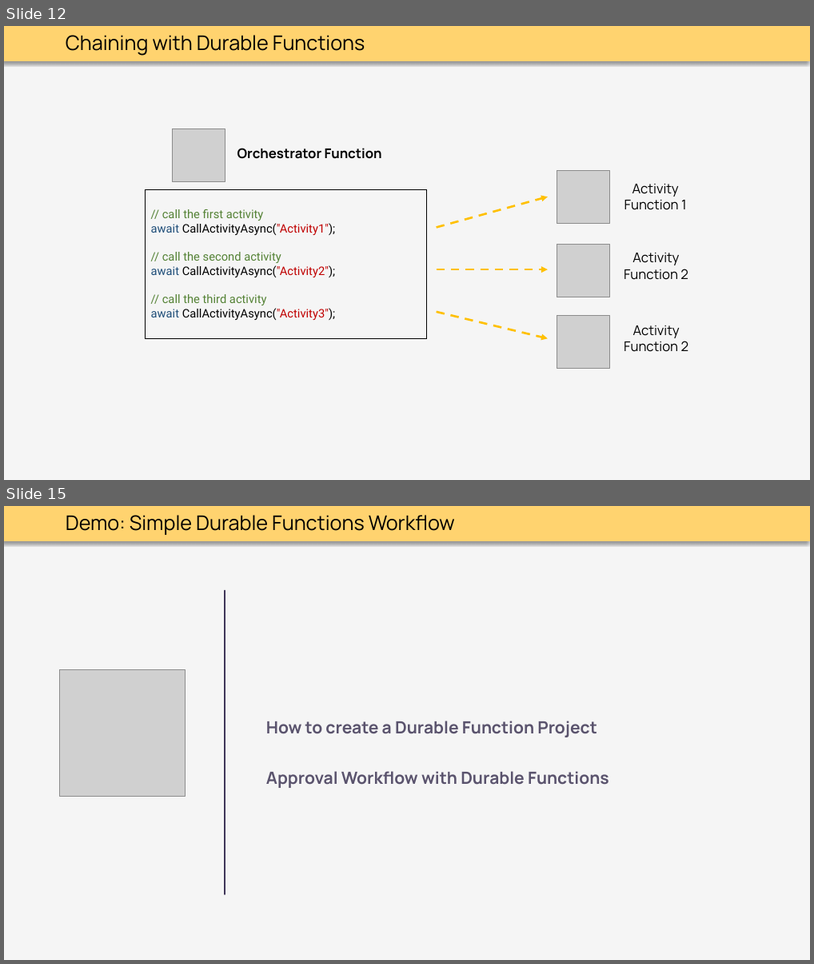
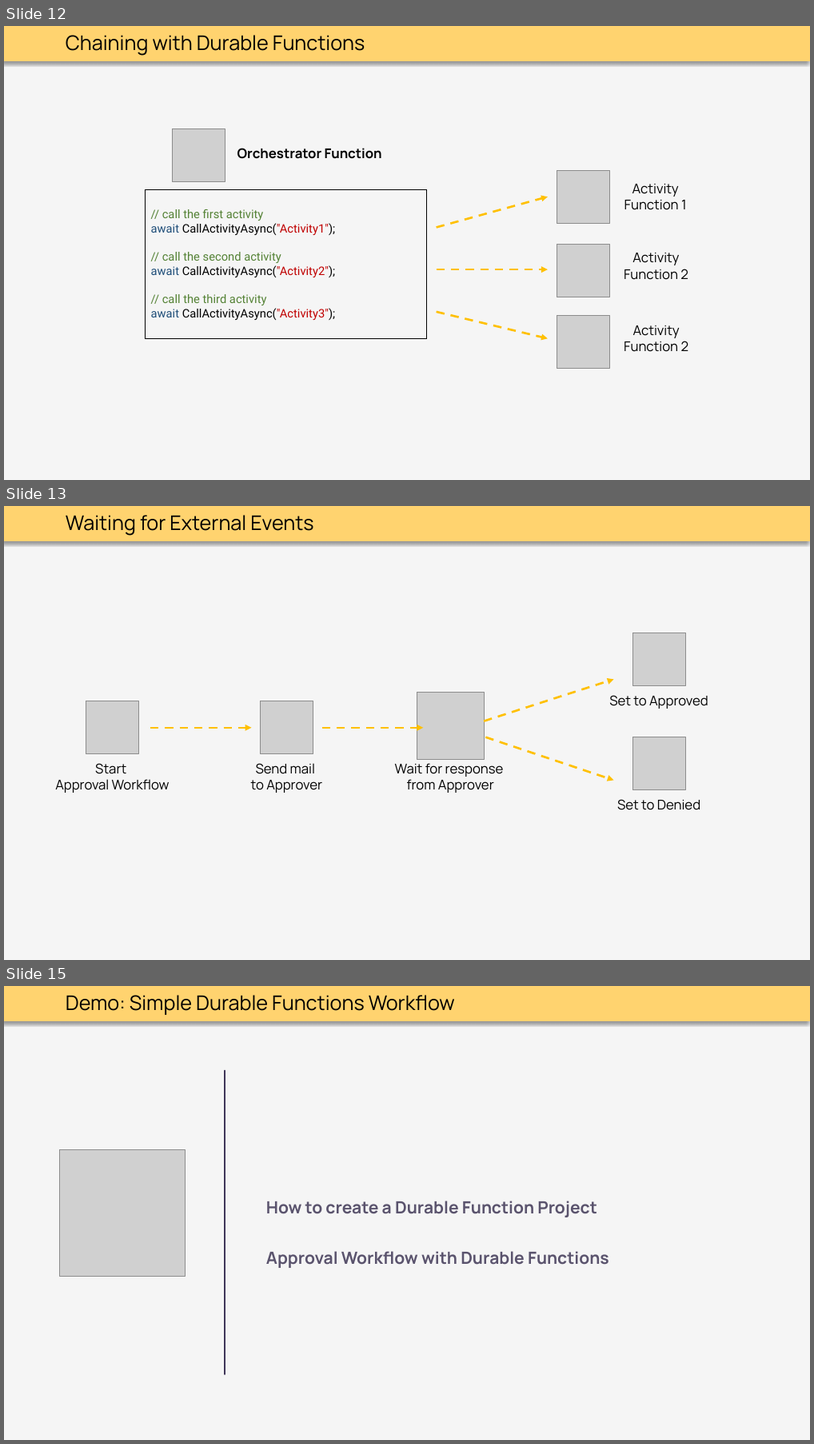
Before and after one commit to thoemmi/DurableFunctionsMeetupRosenheim, a slide deck: slides/Durable_Functions.pptx. Shown one above the other, each under a label of ours: slides 12 and 15 before the commit, slides 12, 13 and 15 after it; the slides between them are not shown. The pictures are 814x964 and 814x1444 pixels, drawn with LibreOffice and Linux fonts; fonts in the diff are those of the drawing; grey boxes stand for pictures. Boxes give left, top, right and bottom in pixels: in the first picture for what was removed or moved away, otherwise in the second. Text is boxed around its words. In the diff, an @@ line names an element or a change of style, - is before the commit and + after.

```diff
--- a/slides/Durable_Functions.pptx
+++ b/slides/Durable_Functions.pptx
@@ slide 13 added at bbox=[4, 506, 810, 960], background #F5F5F5; not listed: 1 template element that a slide beside it also shows @@
@@ text added at bbox=[66, 515, 314, 535], 24 pt, text #000000 @@
+Waiting for External Events
@@ picture added at bbox=[633, 632, 686, 685] @@
@@ picture added at bbox=[417, 692, 484, 759] @@
@@ arrow added from (484, 720) to (614, 679), #FFC000 2.5 pt dashed @@
@@ text added at bbox=[610, 695, 709, 708], 16 pt, text #000000 @@
+Set to Approved
@@ picture added at bbox=[86, 701, 138, 754] @@
@@ picture added at bbox=[261, 701, 313, 754] @@
@@ arrow added from (150, 728) to (251, 728), #FFC000 2.5 pt dashed @@
@@ arrow added from (322, 728) to (423, 728), #FFC000 2.5 pt dashed @@
@@ arrow added from (486, 737) to (614, 780), #FFC000 2.5 pt dashed @@
@@ picture added at bbox=[633, 737, 686, 790] @@
@@ text added at bbox=[55, 763, 170, 792], 16 pt, text #000000 @@
+Start
+Approval Workflow
@@ text added at bbox=[251, 763, 322, 792], 16 pt, text #000000 @@
+Send mail
+to Approver
@@ text added at bbox=[395, 763, 504, 792], 16 pt, text #000000 @@
+Wait for response
+from Approver
@@ text added at bbox=[618, 799, 701, 810], 16 pt, text #000000 @@
+Set to Denied
```
Also in this commit, not shown: 5 other slides added, 2 slides removed.
